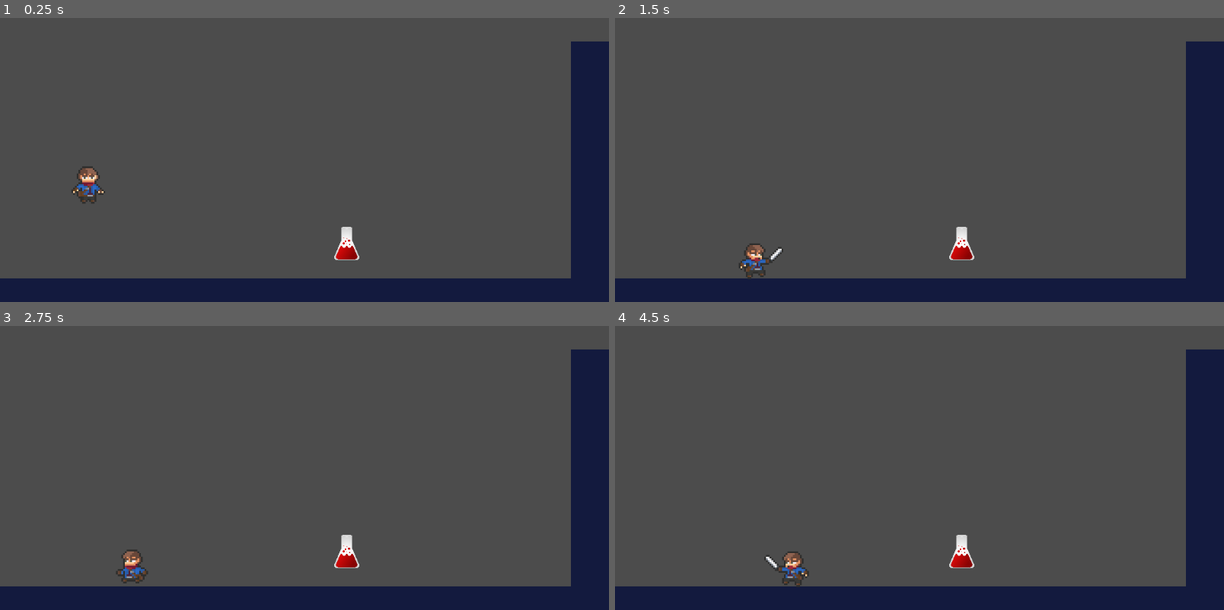
Above: before the commit, frames 1-4 (two rows, left to right).
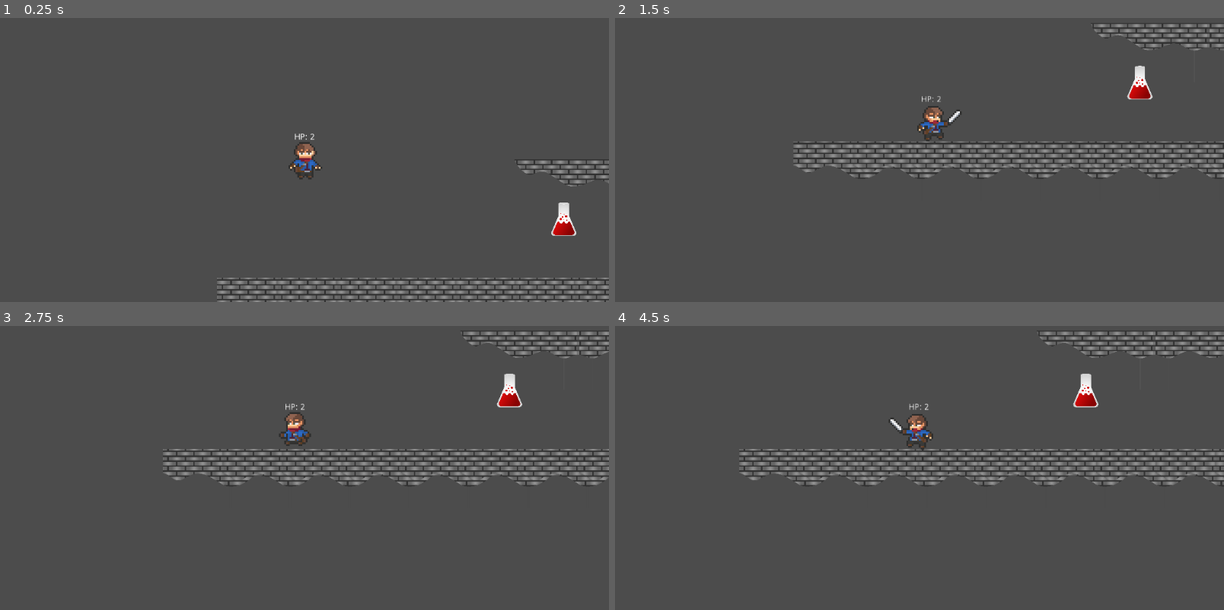
Above: after the commit, the same moments.

Repository: RodrigoSonego/the-beasts-call
Game: Godot game, scene res://scenes/Level0.tscn
Two runs of this game, one before a commit and one after it. Both use one fixed random seed, a clock stepped at 60 frames per second and the inputs below. Before the commit the project starts from res://scenes/TestLevel.tscn.
Inputs:
- Up to frame 1 (0.25 s): no input
- Up to frame 2 (1.5 s): hold Right (move_right) from 0.53 s (still down); tap Z (attack) at 0.6, 1.35 s; tap Up (jump) at 0.77 s
- Up to frame 3 (2.75 s): tap Up (jump) at 1.52 s; release Right (move_right) at 2.03 s; hold Left (move_left) from 2.03 s (still down); tap Z (attack) at 2.1 s
- Up to frame 4 (4.5 s): release Left (move_left) at 2.78 s; hold Right (move_right) 2.78-4.28 s; tap Z (attack) at 2.85, 3.6, 4.35 s; tap Up (jump) at 3.02, 3.77 s; hold Left (move_left) from 4.28 s (still down)

The runs differ from the first frame. In frame 1, 15% of the frame differs, in the area x 0-100%, y 8-100%; in frame 2, 21%; in frame 3, 21%; in frame 4, 22%, in the area x 0-100%, y 1-100%.

Commit message:
faeture: scene loading script

Diff:
--- a/project.godot
+++ b/project.godot
@@ -33,7 +33,7 @@
 [application]
 
 config/name="the-beasts-call"
-run/main_scene="res://scenes/TestLevel.tscn"
+run/main_scene="res://scenes/Level0.tscn"
 config/icon="res://icon.png"
 
 [global]
--- /dev/null
+++ b/scenes/Level-1.tscn
@@ -0,0 +1,50 @@
+[gd_scene load_steps=8 format=2]
+
+[ext_resource path="res://sprites/tilesets/DemoLevel.tres" type="TileSet" id=1]
+[ext_resource path="res://scenes/actors/Player.tscn" type="PackedScene" id=2]
+[ext_resource path="res://scenes/actors/Enemy.tscn" type="PackedScene" id=3]
+[ext_resource path="res://scenes/Items/Potion.tscn" type="PackedScene" id=4]
+[ext_resource path="res://scripts/Level.gd" type="Script" id=5]
+[ext_resource path="res://sprites/items/key.png" type="Texture" id=6]
+
+[sub_resource type="RectangleShape2D" id=1]
+extents = Vector2( 406.999, 416.25 )
+
+[node name="DemoLevel" type="Node2D"]
+script = ExtResource( 5 )
+level_index = -1
+
+[node name="Player" parent="." instance=ExtResource( 2 )]
+position = Vector2( 199, 338 )
+hp = 3
+
+[node name="TileMap" type="TileMap" parent="."]
+scale = Vector2( 0.2, 0.2 )
+z_index = -1
+tile_set = ExtResource( 1 )
+cell_size = Vector2( 500, 500 )
+collision_layer = 8
+format = 1
+tile_data = PoolIntArray( 65547, 8, 0, 196607, 8, 0, 131083, 8, 0, 262143, 8, 0, 196615, 6, 0, 196617, 2, 0, 196619, 8, 0, 327679, 8, 0, 262150, 1, 0, 262155, 8, 0, 393215, 8, 0, 327680, 8, 0, 327681, 8, 0, 327682, 8, 0, 327683, 8, 0, 327684, 8, 0, 327685, 8, 0, 327686, 8, 0, 327687, 8, 0, 327688, 8, 0, 327689, 8, 0, 327690, 8, 0, 327691, 8, 0 )
+
+[node name="enemy" parent="." instance=ExtResource( 3 )]
+position = Vector2( 923, 445 )
+scale = Vector2( 0.5, 0.5 )
+
+[node name="Potion" parent="." instance=ExtResource( 4 )]
+position = Vector2( 1029, 244 )
+
+[node name="Key" type="Sprite" parent="."]
+position = Vector2( 1040, 441 )
+scale = Vector2( 0.108108, 0.108108 )
+texture = ExtResource( 6 )
+
+[node name="Area2D" type="Area2D" parent="Key"]
+collision_layer = 0
+monitorable = false
+
+[node name="CollisionShape2D" type="CollisionShape2D" parent="Key/Area2D"]
+scale = Vector2( 1, 1 )
+shape = SubResource( 1 )
+
+[connection signal="area_entered" from="Key/Area2D" to="." method="_onChangeLevel"]
--- /dev/null
+++ b/scenes/Level0.tscn
@@ -0,0 +1,25 @@
+[gd_scene load_steps=5 format=2]
+
+[ext_resource path="res://scripts/Level.gd" type="Script" id=1]
+[ext_resource path="res://sprites/tilesets/DemoLevel.tres" type="TileSet" id=2]
+[ext_resource path="res://scenes/Items/Potion.tscn" type="PackedScene" id=3]
+[ext_resource path="res://scenes/actors/Player.tscn" type="PackedScene" id=4]
+
+[node name="TestLevel" type="Node2D"]
+script = ExtResource( 1 )
+
+[node name="TileMap" type="TileMap" parent="."]
+scale = Vector2( 0.2, 0.2 )
+tile_set = ExtResource( 2 )
+cell_size = Vector2( 500, 500 )
+cell_custom_transform = Transform2D( 32, 0, 0, 32, 0, 0 )
+collision_layer = 8
+format = 1
+tile_data = PoolIntArray( 131075, 3, 0, 262149, 6, 0, 262151, 4, 0, 393216, 1, 0, 393217, 1, 0, 393218, 1, 0, 393219, 1, 0, 393220, 1, 0, 393221, 1, 0, 393222, 1, 0, 393223, 1, 0, 393224, 1, 0, 393225, 1, 0, 393226, 1, 0 )
+
+[node name="Player" parent="." instance=ExtResource( 4 )]
+position = Vector2( 147, 305 )
+hp = 2
+
+[node name="Potion" parent="." instance=ExtResource( 3 )]
+position = Vector2( 583, 501 )
--- /dev/null
+++ b/scenes/SceneSwitcher.tscn
@@ -0,0 +1,10 @@
+[gd_scene load_steps=3 format=2]
+
+[ext_resource path="res://scripts/SceneChanger.gd" type="Script" id=1]
+[ext_resource path="res://scenes/Level-1.tscn" type="PackedScene" id=2]
+
+[node name="SceneSwitcher" type="Node"]
+script = ExtResource( 1 )
+levelsFolderPath = "res://scenes/"
+
+[node name="DemoLevel" parent="." instance=ExtResource( 2 )]
--- a/scenes/TestLevel.tscn
+++ /dev/null
@@ -1,47 +0,0 @@
-[gd_scene load_steps=6 format=2]
-
-[ext_resource path="res://sprites/tileset.png" type="Texture" id=1]
-[ext_resource path="res://scenes/actors/Player.tscn" type="PackedScene" id=2]
-[ext_resource path="res://scenes/Items/Potion.tscn" type="PackedScene" id=3]
-
-[sub_resource type="ConvexPolygonShape2D" id=1]
-points = PoolVector2Array( 0, 0, 80, 0, 80, 80, 0, 80 )
-
-[sub_resource type="TileSet" id=2]
-0/name = "tileset.png 0"
-0/texture = ExtResource( 1 )
-0/tex_offset = Vector2( 0, 0 )
-0/modulate = Color( 1, 1, 1, 1 )
-0/region = Rect2( 0, 0, 80, 80 )
-0/tile_mode = 0
-0/occluder_offset = Vector2( 0, 0 )
-0/navigation_offset = Vector2( 0, 0 )
-0/shape_offset = Vector2( 0, 0 )
-0/shape_transform = Transform2D( 1, 0, 0, 1, 0, 0 )
-0/shape = SubResource( 1 )
-0/shape_one_way = false
-0/shape_one_way_margin = 1.0
-0/shapes = [ {
-"autotile_coord": Vector2( 0, 0 ),
-"one_way": false,
-"one_way_margin": 1.0,
-"shape": SubResource( 1 ),
-"shape_transform": Transform2D( 1, 0, 0, 1, 0, 0 )
-} ]
-0/z_index = 0
-
-[node name="TestLevel" type="Node2D"]
-
-[node name="TileMap" type="TileMap" parent="."]
-tile_set = SubResource( 2 )
-cell_size = Vector2( 80, 80 )
-cell_custom_transform = Transform2D( 32, 0, 0, 32, 0, 0 )
-format = 1
-tile_data = PoolIntArray( 196607, 0, 0, 131084, 0, 0, 262143, 0, 0, 196620, 0, 0, 327679, 0, 0, 262156, 0, 0, 393215, 0, 0, 327692, 0, 0, 458751, 0, 0, 393228, 0, 0, 524287, 0, 0, 458752, 0, 0, 458753, 0, 0, 458754, 0, 0, 458755, 0, 0, 458756, 0, 0, 458757, 0, 0, 458758, 0, 0, 458759, 0, 0, 458760, 0, 0, 458761, 0, 0, 458762, 0, 0, 458763, 0, 0, 458764, 0, 0 )
-
-[node name="Player" parent="." instance=ExtResource( 2 )]
-position = Vector2( 147, 305 )
-hp = 2
-
-[node name="Potion" parent="." instance=ExtResource( 3 )]
-position = Vector2( 583, 501 )
--- a/scenes/actors/Player.tscn
+++ b/scenes/actors/Player.tscn
@@ -271,9 +271,9 @@
 states/attack/node = SubResource( 9 )
 states/attack/position = Vector2( 337, 250 )
 states/die/node = SubResource( 36 )
-states/die/position = Vector2( 259.253, 531.511 )
+states/die/position = Vector2( 245.253, 519.511 )
 states/idle/node = SubResource( 10 )
-states/idle/position = Vector2( 686, 250 )
+states/idle/position = Vector2( 704, 250 )
 states/jump/node = SubResource( 11 )
 states/jump/position = Vector2( 1082, 128 )
 states/jump_attack/node = SubResource( 28 )
@@ -285,7 +285,7 @@
 transitions = [ "idle", "attack", SubResource( 13 ), "attack", "idle", SubResource( 14 ), "idle", "walk", SubResource(  …(1077 unchanged characters)…
 start_node = "idle"
 end_node = "die"
-graph_offset = Vector2( -159.35, 39.7005 )
+graph_offset = Vector2( -448.164, 22.0425 )
 
 [sub_resource type="AnimationNodeStateMachinePlayback" id=24]
 
@@ -343,6 +343,20 @@
 process_mode = 0
 parameters/playback = SubResource( 24 )
 
+[node name="Camera2D" type="Camera2D" parent="."]
+current = true
+smoothing_enabled = true
+
+[node name="HpLabel" type="Label" parent="."]
+margin_left = -38.0
+margin_top = -49.0
+margin_right = 38.0
+margin_bottom = -35.0
+align = 1
+__meta__ = {
+"_edit_use_anchors_": false
+}
+
 [connection signal="area_entered" from="SpritePivot/Sprite/AttackHitbox" to="." method="_on_AttackHitbox_area_entered"]
 [connection signal="body_entered" from="SpritePivot/Sprite/AttackHitbox" to="." method="_on_AttackHitbox_body_entered"]
 [connection signal="area_entered" from="Hurtbox" to="." method="_on_Hurtbox_area_entered"]
--- a/scripts/HpPotion.gd
+++ b/scripts/HpPotion.gd
@@ -2,7 +2,7 @@
 
 export var heal_amount := 1
 
-func _on_Potion_area_entered(area):
+func _on_Key_area_entered(area):
 	var player_root = area.get_node("..")
 	if player_root is Player:
 		apply_effect(player_root)
--- /dev/null
+++ b/scripts/Level.gd
@@ -0,0 +1,9 @@
+extends Node
+
+signal level_changed(level_index)
+
+export var level_index := 0
+
+func _onChangeLevel(_area):
+	print('chegou aqui')
+	emit_signal("level_changed", level_index)
--- a/scripts/Player.gd
+++ b/scripts/Player.gd
@@ -7,10 +7,15 @@
 
 export var attack_knockback := 500.0
 
+var keys_held := 0
+
 func _ready():
 	anim_state_machine = $AnimationTree.get("parameters/playback")
 
+
 func _physics_process(_delta):
+	$HpLabel.text = "HP: " + str(hp)
+
 	current_state = anim_state_machine.get_current_node()
 
 	var is_jump_released:= Input.is_action_just_released("jump") and _velocity.y < 0
@@ -94,7 +99,8 @@
 
 func die():
 	anim_state_machine.travel("die")
-	$Hurtbox/CollisionShape2D.disabled = true
+	$Hurtbox/CollisionShape2D.set_deferred("disabled", true)
+	$PlayerFeet.set_deferred("disabled", true)
 
 func heal(amount: int):
 	if hp == max_hp:
@@ -109,6 +115,9 @@
 
 	print(hp)
 
+func grab_key():
+	keys_held += 1
+
 func _on_AttackHitbox_area_entered(area):
 	if(area.is_in_group("enemy")):
 		var enemy = area.get_node('..')
@@ -118,3 +127,7 @@
 
 func _on_Hurtbox_area_entered(area):
 	take_damage()
+
+
+func _on_Area2D_area_entered(area):
+	pass # Replace with function body.
--- /dev/null
+++ b/scripts/SceneChanger.gd
@@ -0,0 +1,18 @@
+extends Node
+
+export (String) var levelsFolderPath
+
+onready var current_level = $DemoLevel
+
+func _ready():
+	current_level.connect("level_changed", self, "handle_level_changed")
+
+func handle_level_changed(current_level_index: int):
+	var next_level_index := current_level_index + 1;
+
+	var next_level = load(levelsFolderPath + "Level" + str(next_level_index) + ".tscn").instance()
+
+	current_level.queue_free()
+	current_level = next_level
+	current_level.connect("level_changed", self, "handle_level_changed")
+	add_child(next_level)
--- /dev/null
+++ b/sprites/tilesets/DemoLevel.tres
@@ -0,0 +1,179 @@
+[gd_resource type="TileSet" load_steps=15 format=2]
+
+[ext_resource path="res://sprites/tiles/Ativo 7.png" type="Texture" id=1]
+[ext_resource path="res://sprites/tiles/Ativo 10.png" type="Texture" id=2]
+[ext_resource path="res://sprites/tiles/Ativo 16.png" type="Texture" id=3]
+[ext_resource path="res://sprites/tiles/Ativo 13.png" type="Texture" id=4]
+[ext_resource path="res://sprites/tiles/Ativo 4.png" type="Texture" id=5]
+[ext_resource path="res://sprites/tiles/Ativo full.jpg" type="Texture" id=6]
+[ext_resource path="res://sprites/tiles/dark brick 1k.jpg" type="Texture" id=7]
+
+[sub_resource type="ConvexPolygonShape2D" id=12]
+points = PoolVector2Array( 0, 0, 1000, 0, 1000, 500, 0, 500 )
+
+[sub_resource type="ConvexPolygonShape2D" id=9]
+points = PoolVector2Array( 0, 0, 1000, 0, 1000, 500, 0, 500 )
+
+[sub_resource type="ConvexPolygonShape2D" id=10]
+points = PoolVector2Array( 0, 0, 1000, 0, 1000, 500, 0, 500 )
+
+[sub_resource type="ConvexPolygonShape2D" id=7]
+points = PoolVector2Array( 0, 0, 1000, 0, 1000, 500, 0, 500 )
+
+[sub_resource type="ConvexPolygonShape2D" id=11]
+points = PoolVector2Array( 0, 0, 1000, 0, 1000, 500, 0, 500 )
+
+[sub_resource type="ConvexPolygonShape2D" id=13]
+points = PoolVector2Array( 0, 0, 500, 0, 500, 500, 0, 500 )
+
+[sub_resource type="ConvexPolygonShape2D" id=14]
+points = PoolVector2Array( 0, 0, 500, 0, 500, 500, 0, 500 )
+
+[resource]
+1/name = "Ativo 7.png 1"
+1/texture = ExtResource( 1 )
+1/tex_offset = Vector2( 0, 0 )
+1/modulate = Color( 1, 1, 1, 1 )
+1/region = Rect2( 0, 0, 1000, 500 )
+1/tile_mode = 0
+1/occluder_offset = Vector2( 0, 0 )
+1/navigation_offset = Vector2( 0, 0 )
+1/shape_offset = Vector2( 0, 0 )
+1/shape_transform = Transform2D( 1, 0, 0, 1, 0, 0 )
+1/shape = SubResource( 12 )
+1/shape_one_way = true
+1/shape_one_way_margin = 1.0
+1/shapes = [ {
+"autotile_coord": Vector2( 0, 0 ),
+"one_way": true,
+"one_way_margin": 1.0,
+"shape": SubResource( 12 ),
+"shape_transform": Transform2D( 1, 0, 0, 1, 0, 0 )
+} ]
+1/z_index = 0
+2/name = "Ativo 10.png 2"
+2/texture = ExtResource( 2 )
+2/tex_offset = Vector2( 0, 0 )
+2/modulate = Color( 1, 1, 1, 1 )
+2/region = Rect2( 0, 0, 1000, 500 )
+2/tile_mode = 0
+2/occluder_offset = Vector2( 0, 0 )
+2/navigation_offset = Vector2( 0, 0 )
+2/shape_offset = Vector2( 0, 0 )
+2/shape_transform = Transform2D( 1, 0, 0, 1, 0, 0 )
+2/shape = SubResource( 9 )
+2/shape_one_way = true
+2/shape_one_way_margin = 1.0
+2/shapes = [ {
+"autotile_coord": Vector2( 0, 0 ),
+"one_way": true,
+"one_way_margin": 1.0,
+"shape": SubResource( 9 ),
+"shape_transform": Transform2D( 1, 0, 0, 1, 0, 0 )
+} ]
+2/z_index = 0
+4/name = "Ativo 16.png 4"
+4/texture = ExtResource( 3 )
+4/tex_offset = Vector2( 0, 0 )
+4/modulate = Color( 1, 1, 1, 1 )
+4/region = Rect2( 0, 0, 1000, 500 )
+4/tile_mode = 0
+4/occluder_offset = Vector2( 0, 0 )
+4/navigation_offset = Vector2( 0, 0 )
+4/shape_offset = Vector2( 0, 0 )
+4/shape_transform = Transform2D( 1, 0, 0, 1, 0, 0 )
+4/shape = SubResource( 10 )
+4/shape_one_way = true
+4/shape_one_way_margin = 1.0
+4/shapes = [ {
+"autotile_coord": Vector2( 0, 0 ),
+"one_way": true,
+"one_way_margin": 1.0,
+"shape": SubResource( 10 ),
+"shape_transform": Transform2D( 1, 0, 0, 1, 0, 0 )
+} ]
+4/z_index = 0
+5/name = "Ativo 4.png 5"
+5/texture = ExtResource( 5 )
+5/tex_offset = Vector2( 0, 0 )
+5/modulate = Color( 1, 1, 1, 1 )
+5/region = Rect2( 0, 0, 1000, 500 )
+5/tile_mode = 0
+5/occluder_offset = Vector2( 0, 0 )
+5/navigation_offset = Vector2( 0, 0 )
+5/shape_offset = Vector2( 0, 0 )
+5/shape_transform = Transform2D( 1, 0, 0, 1, 0, 0 )
+5/shape = SubResource( 7 )
+5/shape_one_way = true
+5/shape_one_way_margin = 1.0
+5/shapes = [ {
+"autotile_coord": Vector2( 0, 0 ),
+"one_way": true,
+"one_way_margin": 1.0,
+"shape": SubResource( 7 ),
+"shape_transform": Transform2D( 1, 0, 0, 1, 0, 0 )
+} ]
+5/z_index = 0
+6/name = "Ativo 13.png 6"
+6/texture = ExtResource( 4 )
+6/tex_offset = Vector2( 0, 0 )
+6/modulate = Color( 1, 1, 1, 1 )
+6/region = Rect2( 0, 0, 1000, 500 )
+6/tile_mode = 0
+6/occluder_offset = Vector2( 0, 0 )
+6/navigation_offset = Vector2( 0, 0 )
+6/shape_offset = Vector2( 0, 0 )
+6/shape_transform = Transform2D( 1, 0, 0, 1, 0, 0 )
+6/shape = SubResource( 11 )
+6/shape_one_way = true
+6/shape_one_way_margin = 1.0
+6/shapes = [ {
+"autotile_coord": Vector2( 0, 0 ),
+"one_way": true,
+"one_way_margin": 1.0,
+"shape": SubResource( 11 ),
+"shape_transform": Transform2D( 1, 0, 0, 1, 0, 0 )
+} ]
+6/z_index = 0
+7/name = "Ativo full.jpg 7"
+7/texture = ExtResource( 6 )
+7/tex_offset = Vector2( 0, 0 )
+7/modulate = Color( 1, 1, 1, 1 )
+7/region = Rect2( 0, 0, 500, 500 )
+7/tile_mode = 0
+7/occluder_offset = Vector2( 0, 0 )
+7/navigation_offset = Vector2( 0, 0 )
+7/shape_offset = Vector2( 0, 0 )
+7/shape_transform = Transform2D( 1, 0, 0, 1, 0, 0 )
+7/shape = SubResource( 13 )
+7/shape_one_way = false
+7/shape_one_way_margin = 1.0
+7/shapes = [ {
+"autotile_coord": Vector2( 0, 0 ),
+"one_way": false,
+"one_way_margin": 1.0,
+"shape": SubResource( 13 ),
+"shape_transform": Transform2D( 1, 0, 0, 1, 0, 0 )
+} ]
+7/z_index = 0
+8/name = "dark brick 1k.jpg 8"
+8/texture = ExtResource( 7 )
+8/tex_offset = Vector2( 0, 0 )
+8/modulate = Color( 1, 1, 1, 1 )
+8/region = Rect2( 0, 0, 500, 500 )
+8/tile_mode = 0
+8/occluder_offset = Vector2( 0, 0 )
+8/navigation_offset = Vector2( 0, 0 )
+8/shape_offset = Vector2( 0, 0 )
+8/shape_transform = Transform2D( 1, 0, 0, 1, 0, 0 )
+8/shape = SubResource( 14 )
+8/shape_one_way = false
+8/shape_one_way_margin = 1.0
+8/shapes = [ {
+"autotile_coord": Vector2( 0, 0 ),
+"one_way": false,
+"one_way_margin": 1.0,
+"shape": SubResource( 14 ),
+"shape_transform": Transform2D( 1, 0, 0, 1, 0, 0 )
+} ]
+8/z_index = 0
Binary file added: sprites/tiles/Ativo 10.png
Not shown, added: sprites/tiles/Ativo 10.png.import
Binary file added: sprites/tiles/Ativo 13.png
Not shown, added: sprites/tiles/Ativo 13.png.import
Binary file added: sprites/tiles/Ativo 16.png
Not shown, added: sprites/tiles/Ativo 16.png.import
Binary file added: sprites/tiles/Ativo 4.png
Not shown, added: sprites/tiles/Ativo 4.png.import
Binary file added: sprites/tiles/Ativo 7.png
Not shown, changed: sprites/tiles/Ativo 7.png.import
Binary file added: sprites/tiles/Ativo full.jpg
Not shown, added: sprites/tiles/Ativo full.jpg.import
(and 8 more such lines)
